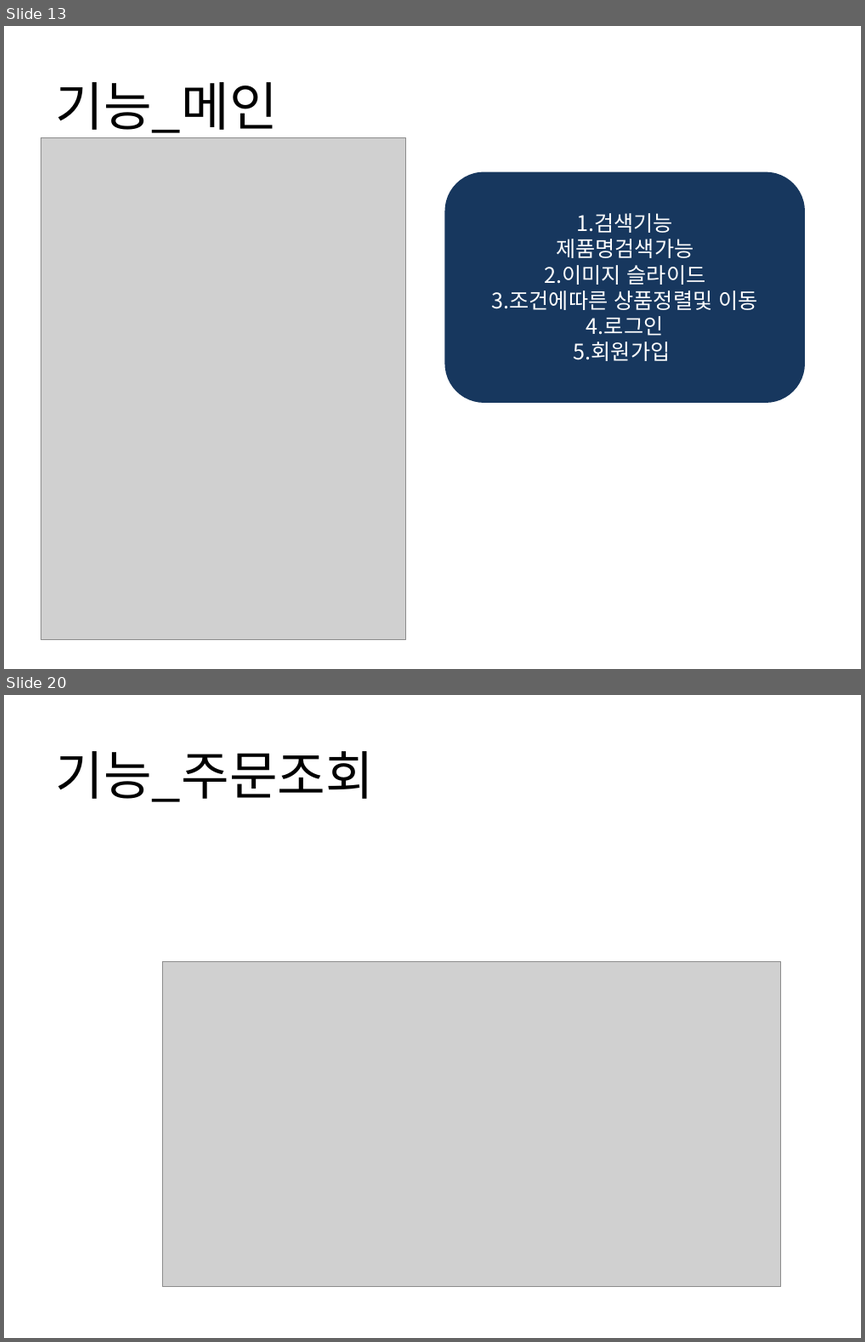
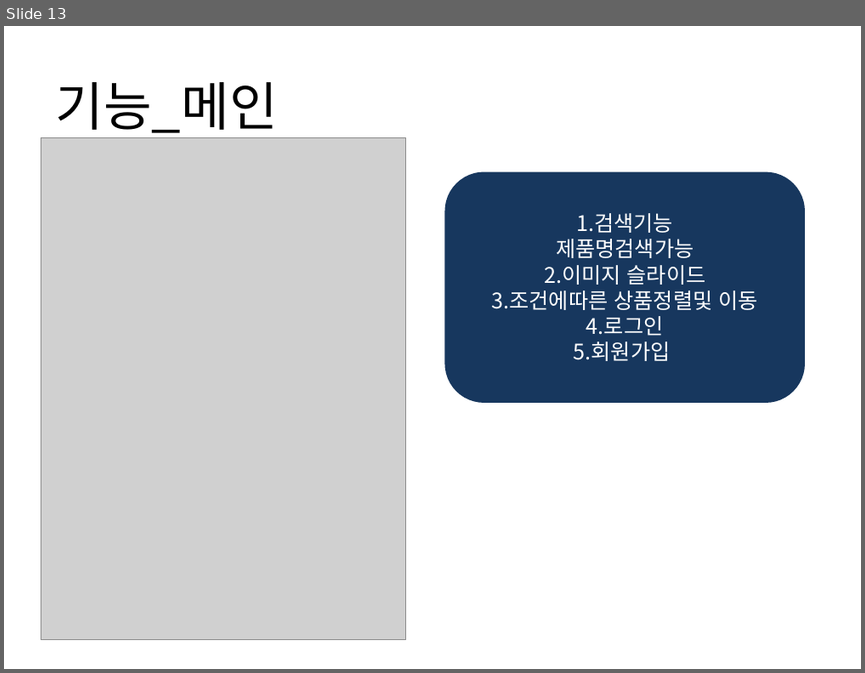
Before and after one commit to yeonjihyo/Leather, a slide deck: leather_last/JH Leather PPT.pptx. Shown one above the other, each under a label of ours: slides 13 and 20 before the commit, slide 13 after it; the slides between them are not shown. The pictures are 865x1342 and 865x673 pixels, drawn with LibreOffice and Linux fonts; fonts in the diff are those of the drawing; grey boxes stand for pictures. Boxes give left, top, right and bottom in pixels: in the first picture for what was removed or moved away, otherwise in the second. Text is boxed around its words. In the diff, an @@ line names an element or a change of style, - is before the commit and + after.

```diff
--- a/leather_last/JH Leather PPT.pptx
+++ b/leather_last/JH Leather PPT.pptx
@@ slide 20 removed at (x1=4, y1=695, x2=861, y2=1338), background #FFFFFF @@
@@ title removed at (x1=55, y1=751, x2=374, y2=802) @@
-기능_주문조회
@@ picture removed at (x1=162, y1=961, x2=780, y2=1287) @@
```
Also in this commit, not shown: 8 slides changed.
